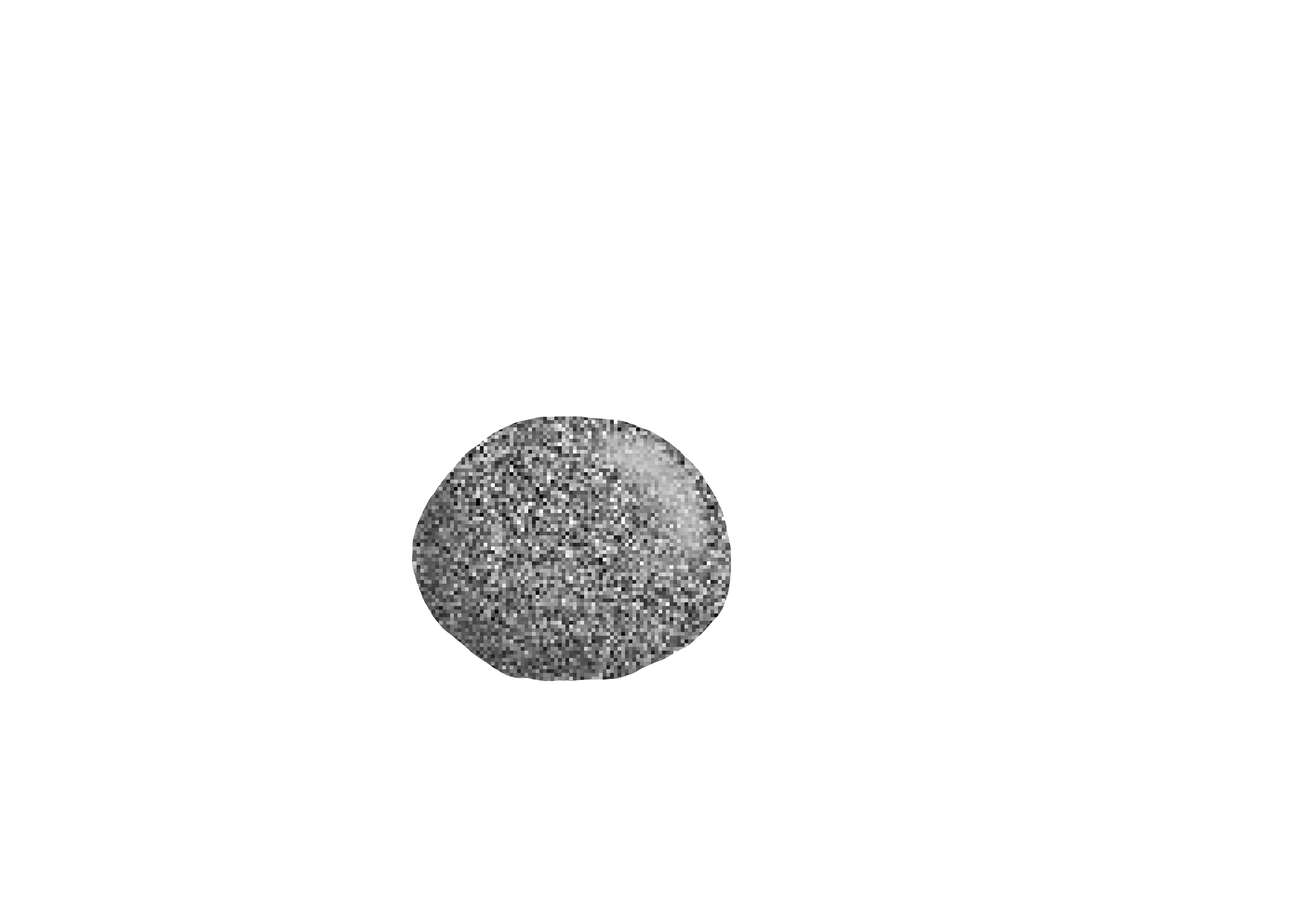
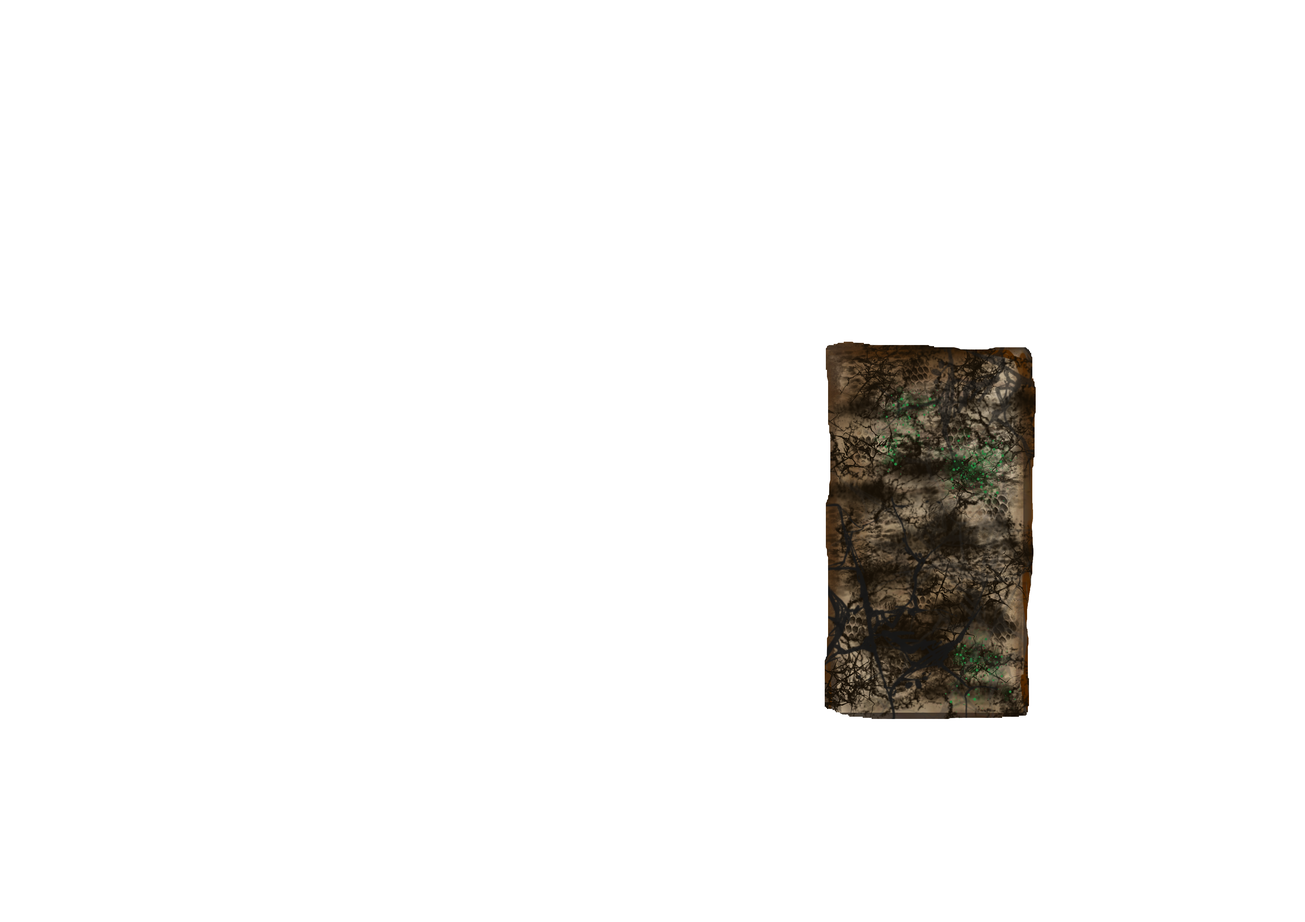
Two versions of the same layered image (1305 x 922). Layer-by-layer changes:
showed "broken controls", painted on it over bbox(824, 341, 1036, 720)
showed "controls", painted on it over bbox(824, 341, 1036, 720)
hid "screen shading", painted on it over bbox(412, 416, 731, 682)
hid "static 2", painted on it over bbox(412, 416, 731, 682)
